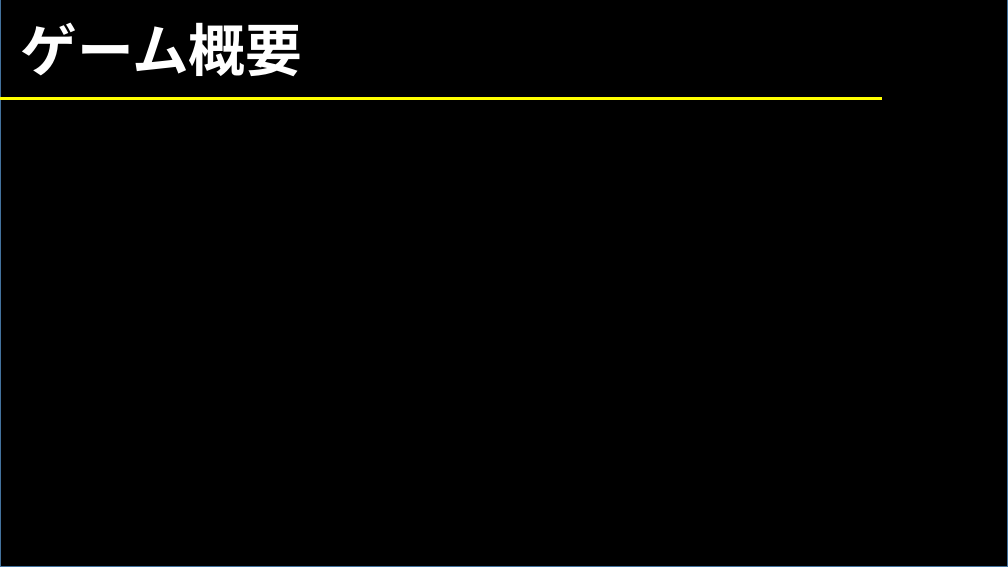
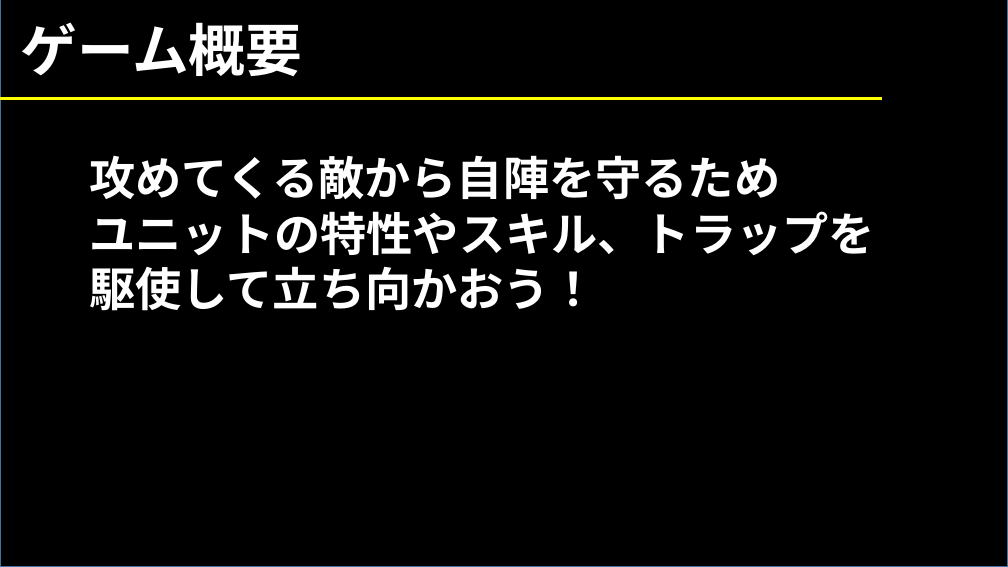
Before and after one commit to 1816023/AGS2021Summer, a slide deck: slide 3 of 仮.pptx. Drawn at 1008x567 pixels with LibreOffice and Linux fonts; fonts in the diff are those of the drawing. Boxes give left, top, right and bottom in pixels: in the first picture for what was removed or moved away, otherwise in the second. Text is boxed around its words. In the diff, an @@ line names an element or a change of style, - is before the commit and + after.

```diff
--- a/仮.pptx
+++ b/仮.pptx
@@ text added at (90, 155, 875, 311), 44 pt, text #FFFFFF, bold @@
+攻めてくる敵から自陣を守るため
+ユニットの特性やスキル、トラップを
+駆使して立ち向かおう！
```
Also in this commit, not shown: 3 other slides changed, 7 slides added, 10 slides removed.
